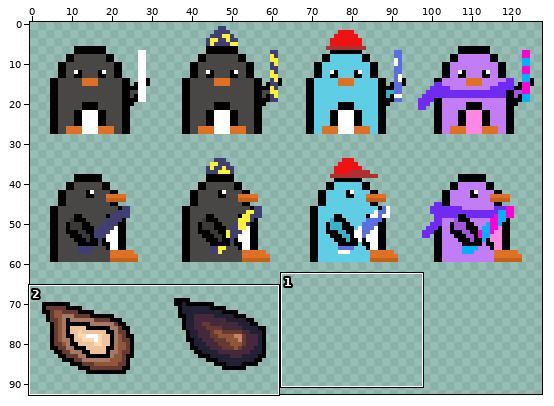
A pixel-art file gets an edit: Personnages/Basic.aseprite. Above, an overview of the earlier version with the close-up marked.
Close-up. First the earlier version:
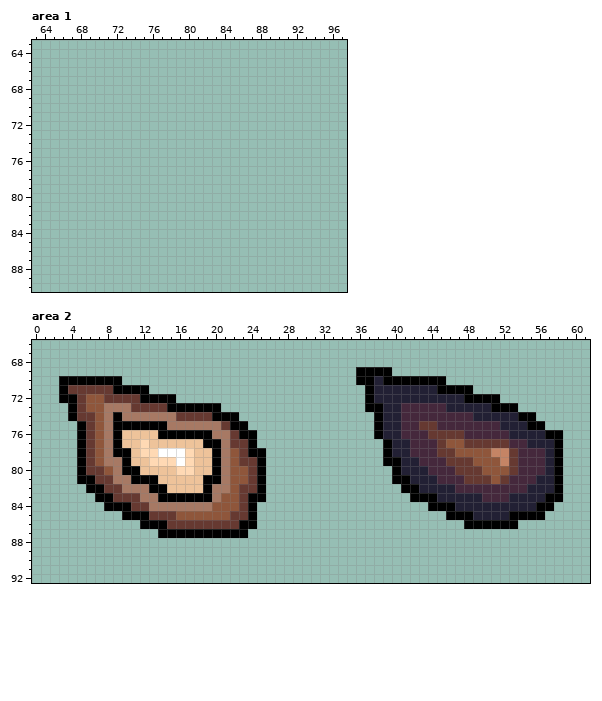
128x96 pixels, 1 frame. Colours within 5 levels of each other are drawn and written as one. Shown: area 1: x 63..97, y 63..90; area 2: x 0..61, y 66..92. The wide view leaves out empty margins.
After the commit:
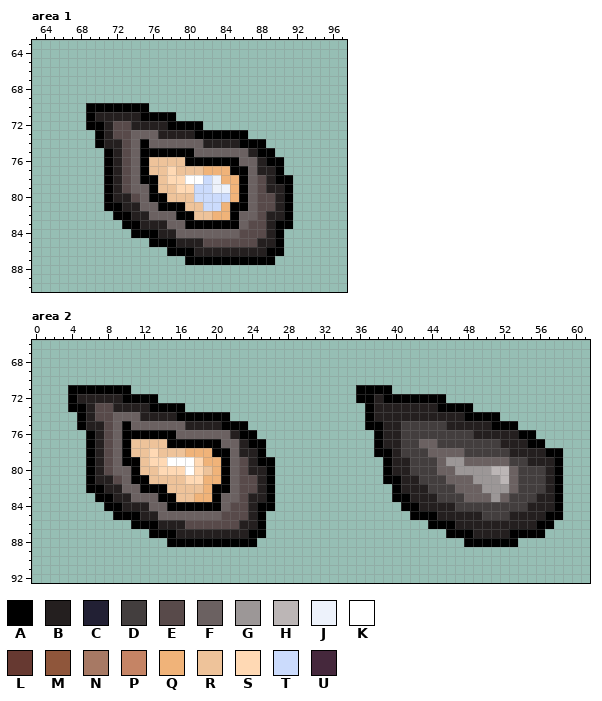
Palette (. is transparent): A #000000  B #241f1f  C #222034  D #433e3e  E #584a4a  F #6b6161  G #9c9797  H #bcb6b6  J #edf2fb  K #ffffff  L #663931  M #8f563b  N #a77964  P #c58465  Q #f0b379  R #eec39a  S #ffd9b4  T #cbdbfc  U #45283c
Message: oyster design
Changes in this commit:
layer "Oyster3" added
Changed rows in their new state; - is an unchanged pixel.
Area 1, layers "Oyster", "Oyster3":
first column x 69:
70 AAAAAAA----------------
71 ABBBBBAAAA-------------
72 AABEEBBBBAAAA----------
73 -ABEEFFFBBBBAAAAAA-----
74 -ABBEFAFFFFFFBBBBAAA---
75 --ABEFAAAAAAFFFFFFBAA--
76 --ABEFARRRRAAAAAAFFBAA-
77 --ABEFARRSRRRQQQAAFBBA-
78 --ABEFAARSSKKTJQQAFEBAA
79 --ABEFFARRSSTTJJQAFEBBA
80 --ABBEFAARRRTTTTQAFEEBA
81 --AABBFFAAARRTTQAAFEEBA
82 ---AABBFFFAARRQQAFFEBBA
83 ----AABBBFFAAAAAAFEEBAA
84 -----AAABBFFFFFFFEEEBA-
85 -------AAABBBEEEEEEBBA-
86 ---------AAABBBBBBBBAA-
87 -----------AAAAAAAAAA--
Area 2, layers "Oyster2", "Oyster":
first column x 3:
69 ---------------------------------....-------------------
70 .......--------------------------..........-------------
71 .AAAAA--..-----------------------A-AA.........----------
72 .-BBBBBAA--..--------------------A-BAAAAAAA......-------
73 --ABEEBBBBAA--....-----------------BBBBBBBAAAA.....-----
74 -.ABEEFFFBBBBAAAA--.--------------ABBBBBBBBBBAAAA....---
75 ---BBEF-FFFFFFBBBBA---------------A-BBDDDDDBBBBBAAA...--
76 --.ABEFAAAA--FFFFFFB----------------BBDDDDDDDDBBBBBAA...
77 --.ABEFA-R--AAAA--FFB-A------------ABBDDFFDDDDDDDBBBAA..
78 --.ABEF--R-RRRQQQ-AFBB-------------A-BDDDFFFFDDDDDBBBBA-
79 --.ABEF-A---K-KSQQAFEB-A-------------BBDDDFGGFFFFFDDBBB-
80 --.ABEFF---SS-KS-QAFEBBA------------ABBDDDFFGGGGHHFDDDB-
81 --.-BBEF--R---SSQQAFEEBA------------A-BBDDDFFFGGGHFDDDB-
82 -----BBFFA------QAAFEEBA-------------ABBBDDDFFFGGGFDDDB-
83 ------BBFFF--RRQQAFFEBBA-------------AABBBDDDFFFGFDDDBB-
84 -------BBBFFAAAAAAFEEBAA--------------AABBBBDDDDDDDDBBBA
85 ------A--BBFFFFFFFEEEBA----------------AAABBBBBDDDBBBBAA
86 --------A--BBBEEEEEEBBA------------------AAABBBBBBBBBAA-
87 ----------A--BBBBBBBBAA--------------------AAABBBBAAAA--
88 ------------AAAAAAAAAA-----------------------AAAAAA-----
Boxes around the changes in both close-ups, in picture pixels (x1, y1, x2, y2):
added: (86, 103, 293, 265)
changed: (356, 367, 563, 547)
changed: (59, 376, 275, 547)
